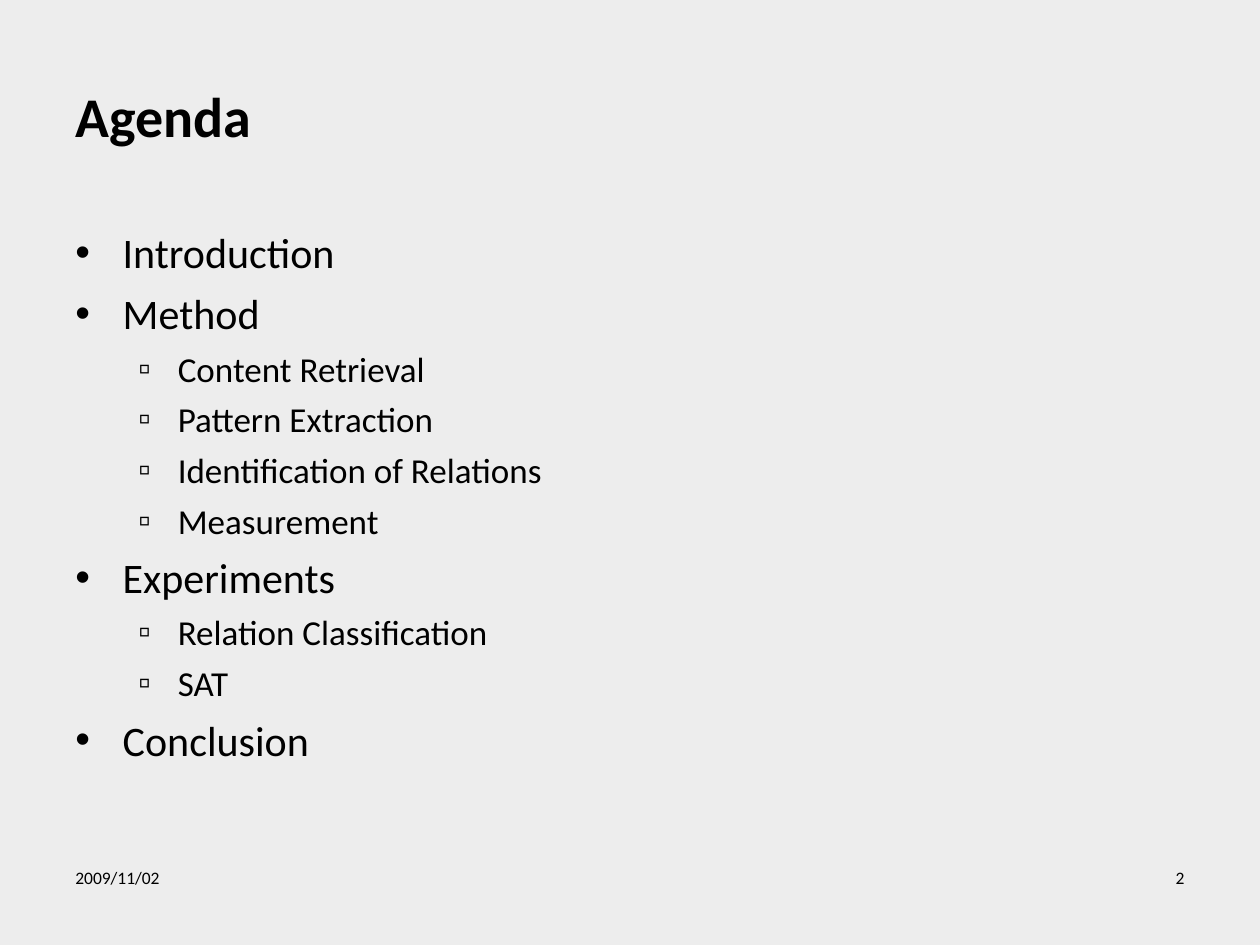
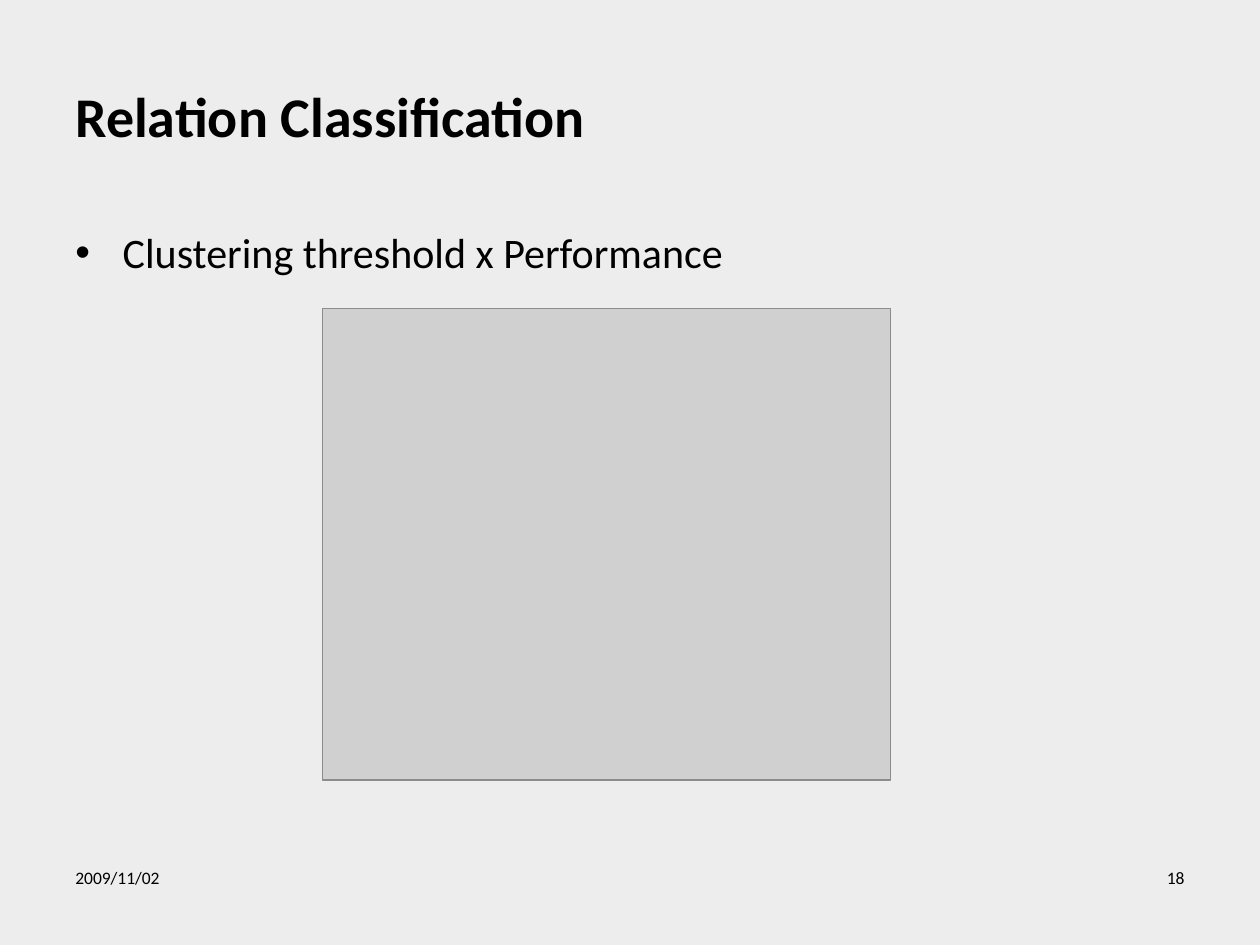
Before and after one commit to henriquekano/horie-dev, a slide deck: slide 18 of 2009.2 ウェブ工学/Relational Similarity.ppt (slide 2 before the commit). Drawn at 1260x945 pixels with LibreOffice and Linux fonts; fonts in the diff are those of the drawing; grey boxes stand for pictures; background and template pictures are left out. Boxes give left, top, right and bottom in pixels: in the first picture for what was removed or moved away, otherwise in the second. Text is boxed around its words. In the diff, an @@ line names an element or a change of style, - is before the commit and + after.

```diff
--- a/2009.2 ウェブ工学/Relational Similarity.ppt
+++ b/2009.2 ウェブ工学/Relational Similarity.ppt
@@ title at <box>75,97,585,138</box>: text changed @@
-Agenda
+Relation Classification
@@ text at <box>123,238,722,276</box>: text changed; size 20 to 24 pt @@
-• Introduction
-• Method
-  ▫ Content Retrieval
-  ▫ Pattern Extraction
-  ▫ Identification of Relations
-  ▫ Measurement
-• Experiments
-  ▫ Relation Classification
-  ▫ SAT
-• Conclusion
+• Clustering threshold x Performance
@@ picture added at <box>323,309,891,780</box> @@
@@ page number at <box>1167,872,1185,884</box>: text changed @@
-2
+18
```
Also in this commit, not shown: 3 other slides changed, 18 slides added.
